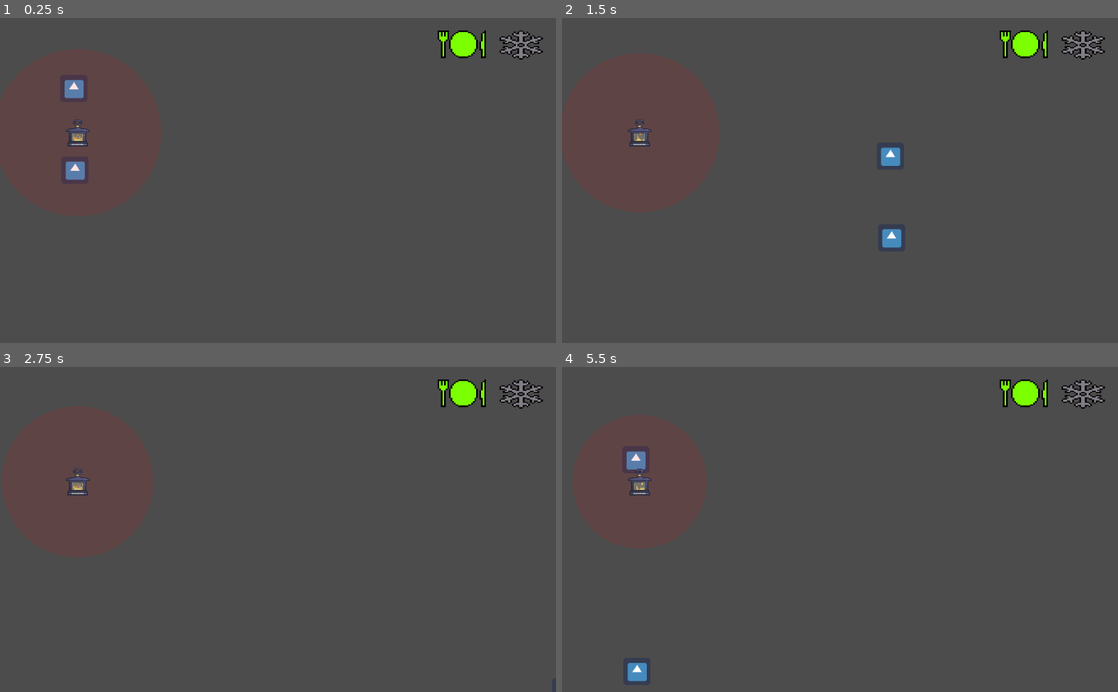
Above: before the commit, frames 1-4 (two rows, left to right).
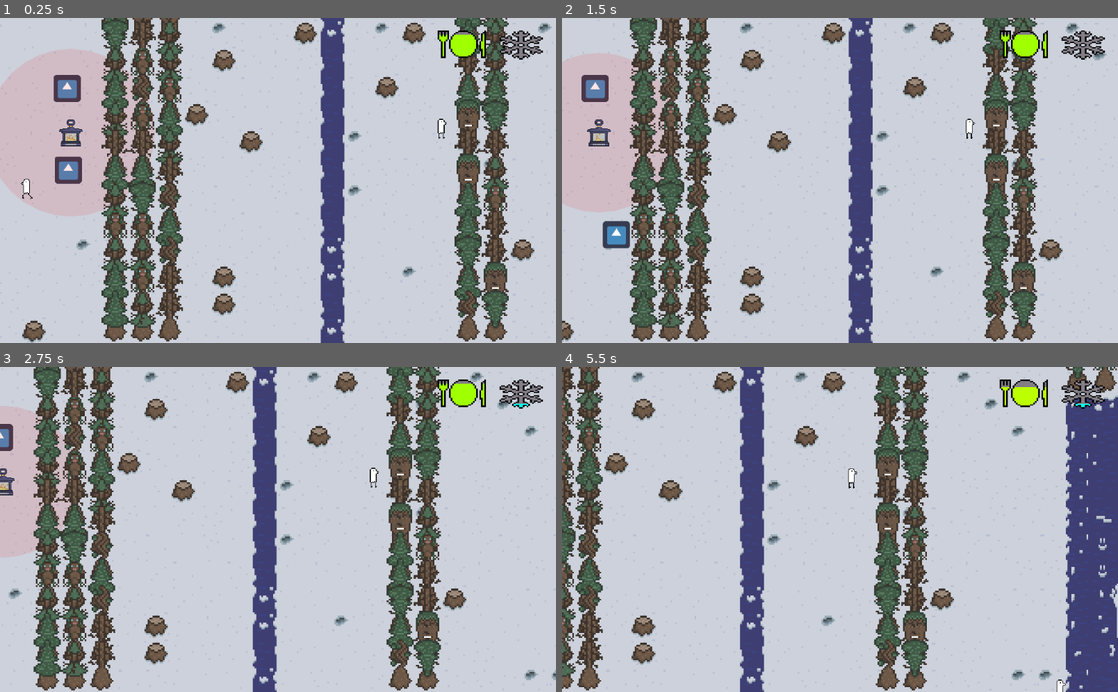
Above: after the commit, the same moments.

Repository: rchin157/gamejamNov2020
Game: Godot game, scene res://Level/Level.tscn
Two runs of this game, one before a commit and one after it. Both use one fixed random seed, a clock stepped at 60 frames per second and the inputs below. The project has no main scene, so this scene is started directly. The engine's default icon, where the game draws it, is replaced by a stand-in: a white triangle on a blue panel in a dark square. Sound files missing from this copy of the repository are replaced by a short silence.
Inputs:
- Up to frame 1 (0.25 s): no input
- Up to frame 2 (1.5 s): tap Enter (ui_accept) at 0.5, 0.77 s; hold Right (ui_right) 0.53-1.28 s; hold Down (ui_down) from 1.28 s (still down)
- Up to frame 3 (2.75 s): tap Enter (ui_accept) at 1.52 s; release Down (ui_down) at 2.03 s; hold Right (ui_right) from 2.03 s (still down)
- Up to frame 4 (5.5 s): release Right (ui_right) at 2.78 s; hold Up (ui_up) 2.78-3.53 s; tap Enter (ui_accept) at 3.02, 3.77, 4.52 s; hold Left (ui_left) 3.53-5.03 s; hold Down (ui_down) from 5.03 s (still down)

The runs differ from the first frame. In frame 1, 93% of the frame differs, in the area x 0-100%, y 0-100%; in frame 2, 93%; in frame 3, 94%; in frame 4, 95%.
Error before the commit: Invalid set index 'seed' (on base: 'RandomNumberGenerator') with value of type 'Nil'. (res://Scripts/Level.gd:102)

Commit message:
edits

Diff:
--- a/Level/Level.tscn
+++ b/Level/Level.tscn
@@ -1560,34 +1560,37 @@
 current = true
 zoom = Vector2( 1.28, 1.28 )
 
-[node name="Player UI" parent="Camera2D" instance=ExtResource( 5 )]
+[node name="Player" parent="." instance=ExtResource( 3 )]
+position = Vector2( 174.097, 166.537 )
+
+[node name="Player2" parent="." instance=ExtResource( 3 )]
+position = Vector2( 176.854, 359.189 )
+
+[node name="KinematicBody2D" type="KinematicBody2D" parent="."]
+collision_layer = 64
+collision_mask = 0
+
+[node name="CollisionShape2D" type="CollisionShape2D" parent="KinematicBody2D"]
+position = Vector2( 637.81, -49.4975 )
+shape = SubResource( 49 )
+
+[node name="CollisionShape2D2" type="CollisionShape2D" parent="KinematicBody2D"]
+position = Vector2( 540.078, 816.9 )
+shape = SubResource( 49 )
+
+[node name="CollisionShape2D3" type="CollisionShape2D" parent="KinematicBody2D"]
+position = Vector2( 1360.62, 314.791 )
+rotation = 1.5708
+shape = SubResource( 49 )
+
+[node name="Lantern" parent="." instance=ExtResource( 6 )]
+position = Vector2( 183, 271 )
+
+[node name="KinematicBody2D2" type="KinematicBody2D" parent="."]
+z_index = 2
+
+[node name="Player UI" parent="KinematicBody2D2" instance=ExtResource( 5 )]
 margin_left = 306.0
 margin_top = -12.0
 margin_right = 306.0
 margin_bottom = -12.0
-
-[node name="Player" parent="." instance=ExtResource( 3 )]
-position = Vector2( 174.097, 166.537 )
-
-[node name="Player2" parent="." instance=ExtResource( 3 )]
-position = Vector2( 176.854, 359.189 )
-
-[node name="KinematicBody2D" type="KinematicBody2D" parent="."]
-collision_layer = 64
-collision_mask = 0
-
-[node name="CollisionShape2D" type="CollisionShape2D" parent="KinematicBody2D"]
-position = Vector2( 637.81, -49.4975 )
-shape = SubResource( 49 )
-
-[node name="CollisionShape2D2" type="CollisionShape2D" parent="KinematicBody2D"]
-position = Vector2( 540.078, 816.9 )
-shape = SubResource( 49 )
-
-[node name="CollisionShape2D3" type="CollisionShape2D" parent="KinematicBody2D"]
-position = Vector2( 1360.62, 314.791 )
-rotation = 1.5708
-shape = SubResource( 49 )
-
-[node name="Lantern" parent="." instance=ExtResource( 6 )]
-position = Vector2( 183, 271 )
--- a/Scripts/Beta.gd
+++ b/Scripts/Beta.gd
@@ -68,6 +68,7 @@
 	numAttackers -= 1
 	if numAttackers <= 0:
 		numAttackers = 0
+		influences.clear()
 		running = false
 		if facingRight:
 			animator.set_animation("idleRight")
--- a/Scripts/Level.gd
+++ b/Scripts/Level.gd
@@ -11,7 +11,7 @@
 var levelHeight = 12
 var levelWidth = 44
 var cellwidth = 64
-var scrollPeriod = 8
+var scrollPeriod = 1
 var cellsPassed = 24
 
 var noise = OpenSimplexNoise.new()
@@ -26,8 +26,9 @@
 
 onready var tilemap = get_node("TileMap")
 onready var camera = get_node("Camera2D")
-onready var ui = get_node("Camera2D/Player UI")
+onready var ui = get_node("KinematicBody2D2/Player UI")
 onready var player = get_node("Player2")
+onready var uiPrnt = get_node("KinematicBody2D2")
 
 #Fuck me
 var TLW = [19]
@@ -83,23 +84,37 @@
 				[1,1,1,1,1,1,1,1,1,0,0,0], [1,1,1,1,1,1,1,1,1,0,0,0],
 				[1,1,1,1,1,1,1,0,1,1,0,0], [0,0,0,0,0,0,0,0,1,1,0,0],
 				[1,0,0,0,0,0,0,1,1,1,1,0], [0,0,0,0,0,0,0,0,0,0,0,0]]
-var island2 = [[0,0,0,0,0,0,0,0,0,0,0,0], [0,0,0,0,0,0,0,0,0,0,0,0],
-				[0,0,0,0,0,0,0,0,0,0,0,0], [0,0,0,0,0,0,0,0,0,0,0,0],
-				[0,0,0,0,0,0,0,0,0,0,0,0], [0,0,0,0,0,0,0,0,0,0,0,0],
-				[0,0,0,0,0,0,0,0,0,0,0,0], [0,0,0,0,0,0,0,0,0,0,0,0],
-				[0,0,0,0,0,0,0,0,0,0,0,0], [0,0,0,0,0,0,0,0,0,0,0,0],
-				[0,0,0,0,0,0,0,0,0,0,0,0], [0,0,0,0,0,0,0,0,0,0,0,0],
-				[0,0,0,0,0,0,0,0,0,0,0,0], [0,0,0,0,0,0,0,0,0,0,0,0],
-				[0,0,0,0,0,0,0,0,0,0,0,0], [0,0,0,0,0,0,0,0,0,0,0,0],
-				[0,0,0,0,0,0,0,0,0,0,0,0], [0,0,0,0,0,0,0,0,0,0,0,0],
-				[0,0,0,0,0,0,0,0,0,0,0,0], [0,0,0,0,0,0,0,0,0,0,0,0],
-				[0,0,0,0,0,0,0,0,0,0,0,0], [0,0,0,0,0,0,0,0,0,0,0,0]]
+var island2 = [[2,2,2,0,0,0,0,0,0,0,0,0],
+				[2,2,0,0,0,0,0,0,0,1,1,1],
+				[2,0,0,0,0,0,0,1,1,1,1,1],
+				[0,0,0,1,1,1,1,1,2,2,2,2],
+				[0,0,1,1,1,1,1,2,2,2,2,2],
+				[0,0,0,0,1,0,2,2,2,2,2,2],
+				[0,0,0,0,2,2,2,2,2,2,2,2],
+				[0,0,0,0,2,2,2,0,0,2,2,2],
+				[0,0,0,2,2,2,2,0,0,2,2,2],
+				[0,0,0,2,2,2,2,0,2,2,2,2],
+				[0,0,0,0,2,2,2,2,2,2,2,2],
+				[0,0,0,0,2,2,2,2,0,2,2,2],
+				[0,0,0,0,0,2,2,2,2,2,2,2],
+				[0,0,0,0,0,0,0,1,1,1,1,1],
+				[1,0,0,0,0,0,0,0,1,1,1,1],
+				[1,1,1,0,0,0,0,0,0,1,1,1],
+				[1,1,1,0,0,0,0,0,0,1,1,1],
+				[1,1,1,1,0,0,0,0,0,1,1,1],
+				[1,1,1,1,0,0,0,0,0,0,1,1],
+				[1,1,1,1,0,0,0,0,0,0,1,1],
+				[2,1,1,1,0,0,0,0,0,0,1,1],
+				[2,2,1,1,0,0,0,0,0,0,0,1]]
 
 var setPieces = [spawnset, island1, island2]
 
 # Called when the node enters the scene tree for the first time.
 func _ready():
-	rng.seed = MultiplayerManager.random_seed
+	if MultiplayerManager.random_seed != null:
+		rng.seed = MultiplayerManager.random_seed
+	else:
+		rng.seed = 0
 	initNoise()
 	generateInitialTiles()
 	if(MultiplayerManager.is_server):
@@ -111,16 +126,14 @@
 
 # Called every frame. 'delta' is the elapsed time since the previous frame.
 func _process(delta):
-	var step = 0 #delta / scrollPeriod * cellwidth
+	var step = delta / scrollPeriod * cellwidth
 	currentScroll += step
 	if currentScroll >= cellwidth:
 		newColumn()
 		snap(currentScroll)
-		camera.position -= Vector2(currentScroll,0)
 		currentScroll = 0
-	#camera.offset = Vector2(currentScroll, 0)
-	camera.position += Vector2(step, 0)
-
+	camera.offset = Vector2(currentScroll, 0)
+	uiPrnt.position = Vector2(currentScroll, 0)
 
 func generateInitialTiles():
 	for i in range(levelWidth):
@@ -154,8 +167,11 @@
 
 
 func newColumn():
+	var shuffleWidth = 24
+	if isSetPiece:
+		shuffleWidth = levelWidth
 	var front = levelWidth - 20
-	for i in range(levelWidth - 1):
+	for i in range(shuffleWidth - 1):
 		for j in range(levelHeight):
 			tiles[i][j] = tiles[i + 1][j]
 			tileImgs[i][j] = tileImgs[i + 1][j]
@@ -188,8 +204,9 @@
 			tilemap.set_cell(front - 2,j,watertile)
 	cellsPassed += 1
 	if cellsPassed % 40 == 0: #and rng.randi() % 2 == 0:
-		print("SETPIECE ADDED")
-		addSetpiece(1)
+		#print("SETPIECE ADDED")
+		#addSetpiece(rng.randi_range(1,2))
+		addSetpiece(2)
 		isSetPiece = true
 		setPieceProgress = 20
 
@@ -259,7 +276,7 @@
 	randgen.randomize()
 	noise.seed = 0
 	noise.lacunarity = 2.0
-	noise.octaves = 3
+	noise.octaves = 2
 	noise.period = 13.0
 	noise.persistence = 0.8
 
@@ -293,7 +310,7 @@
 		for j in range(levelHeight):
 			tiles[i][j] = setPieces[id][i - start][j]
 			tileImgs[i][j] = tileImgSelect(tiles[i][j])
-			print(tileImgs[i][j])
+			#print(tileImgs[i][j])
 			tilemap.set_cell(i, j, tileImgs[i][j])
 	renderSetpiece()
 
--- a/Scripts/Player.gd
+++ b/Scripts/Player.gd
@@ -82,18 +82,19 @@
 	if !pfocus == focus[0]:
 		tooltime = TOOLTIMEMAX
 		pfocus = focus[0]
-		if UI != null and check:
-			UI.createProgress(pfocus.get_position())
+
 	#var check = Input.get_action_strength("ui_accept")
 	if(acting):
+		if UI != null and check and acting:
+			UI.createProgress(pfocus.get_position())
 		tooltime = pfocus.action_tick(tooltime);
 		if(!check):
 			tooltime = TOOLTIMEMAX;
 			acting = false;
-			if UI != null and not check:
+			if UI != null || not check:
 				UI.removeProgress()
 			pfocus.actionStopped()
-	elif(check):
+	elif(check and pfocus != null):
 		tooltime = pfocus.action_tick(tooltime);
 		acting = true;
 	if(tooltime<=0):
--- a/Scripts/Player_HUD.gd
+++ b/Scripts/Player_HUD.gd
@@ -24,9 +24,9 @@
 	pass
 
 func createProgress(position: Vector2):
-	Progress.set_position(position+Vector2(-32,-50))
+	Progress.set_position(position+Vector2(-320,-50))
 	Progress.show()
-	updateProgress(0)
+	#updateProgress(0)
 	pass
 
 func updateProgress(state: int):
--- a/Sprites/UI/Progress.tres
+++ b/Sprites/UI/Progress.tres
@@ -115,5 +115,5 @@
 "frames": [ SubResource( 1 ), SubResource( 2 ), SubResource( 3 ), SubResource( 4 ), SubResource( 5 ), SubResource( 6 ), …(398 unchanged characters)…
 "loop": true,
 "name": "default",
-"speed": 5.0
+"speed": 25.0
 } ]
--- a/UI/Player_HUD.tscn
+++ b/UI/Player_HUD.tscn
@@ -31,5 +31,5 @@
 position = Vector2( 266.571, 235.98 )
 scale = Vector2( 4.70102, 4.70102 )
 frames = ExtResource( 3 )
-frame = 17
+frame = 4
 playing = true
